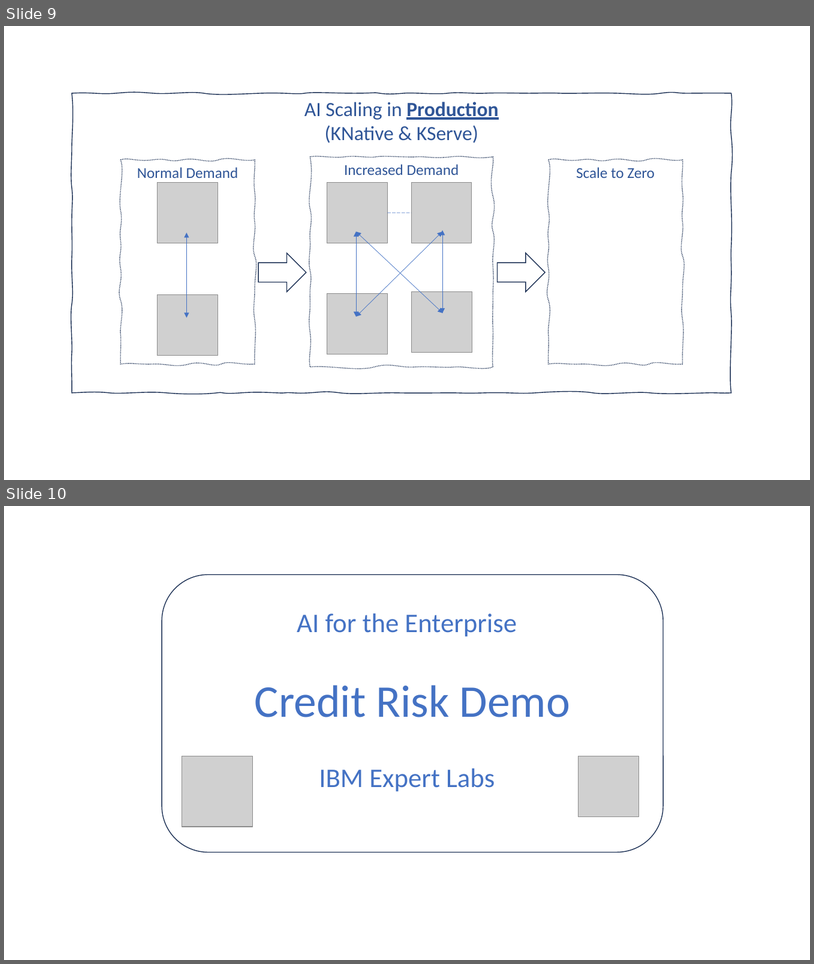
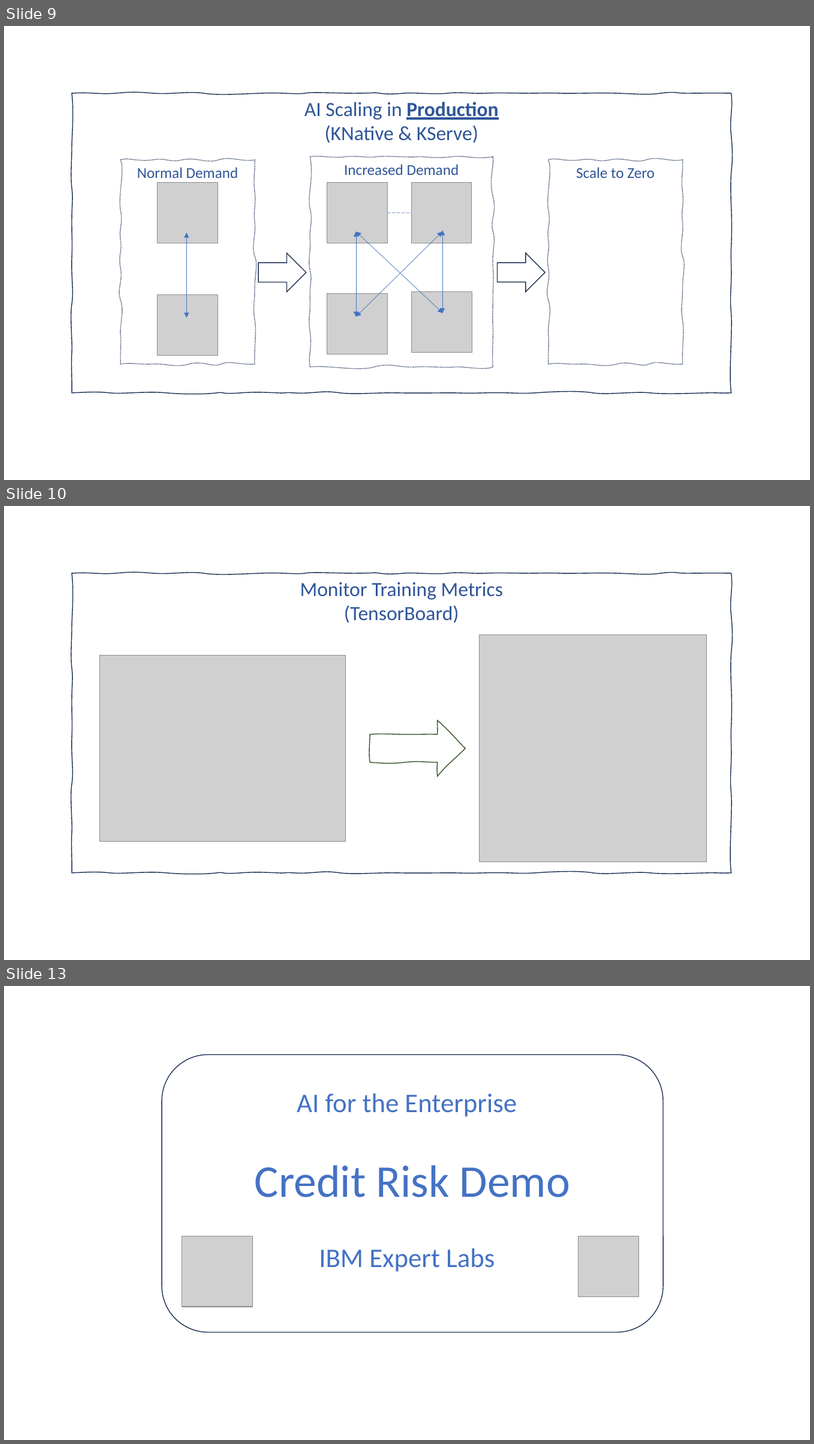
Before and after one commit to ntl-ibm/kubeflow-ppc64le-examples, a slide deck: explain/container_image/application/static/AI.pptx. Shown one above the other, each under a label of ours: slides 9 and 10 before the commit, slides 9, 10 and 13 after it; the slides between them are not shown. The pictures are 814x964 and 814x1444 pixels, drawn with LibreOffice and Linux fonts; fonts in the diff are those of the drawing; grey boxes stand for pictures. Boxes give left, top, right and bottom in pixels: in the first picture for what was removed or moved away, otherwise in the second. Text is boxed around its words. In the diff, an @@ line names an element or a change of style, - is before the commit and + after.

```diff
--- a/explain/container_image/application/static/AI.pptx
+++ b/explain/container_image/application/static/AI.pptx
@@ slide 10 added at (4,506,810,960), background #FFFFFF @@
@@ freeform shape added at (72,573,732,873), outline #1E3256 1 pt, 24 pt, text #2F5597 @@
+Monitor Training Metrics
+(TensorBoard)
@@ picture added at (479,635,708,862) @@
@@ picture added at (99,655,346,841) @@
@@ freeform shape added at (370,720,465,776), outline #385723 1 pt @@
@@ what was slide 10 is now slide 13 @@
```
Also in this commit, not shown: 2 slides changed, 2 other slides added, 6 other files.
